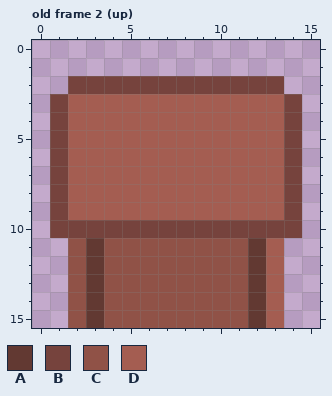
Edited in one commit: pixel-art file (assets/cabinet_1.aseprite). This is how it looked before the edit.
16x16 pixels, 2 frames. Shown: old frame 2 (up). The commit also changed other frames, which this record leaves out.
Palette (. is transparent): A #623932  B #76433d  C #905247  D #a45d51
Pixels before, old frame 2 (up), first column x 1:
 2 .BBBBBBBBBBBB.
 3 BDDDDDDDDDDDDB
 4 BDDDDDDDDDDDDB
 5 BDDDDDDDDDDDDB
 6 BDDDDDDDDDDDDB
 7 BDDDDDDDDDDDDB
 8 BDDDDDDDDDDDDB
 9 BDDDDDDDDDDDDB
10 BBBBBBBBBBBBBB
11 .CACCCCCCCCAD.
12 .CACCCCCCCCAD.
13 .CACCCCCCCCAD.
14 .CACCCCCCCCAD.
15 .CACCCCCCCCAD.
Now the later version:
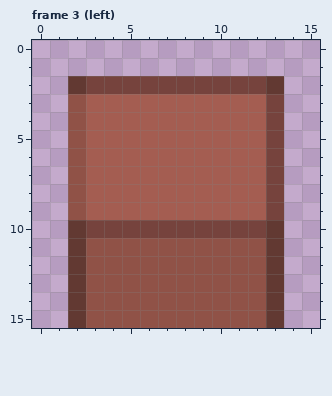
A new or re-ordered frame is compared with the old frame closest to it.
Edits made:
frames 2 -> 4
Frame 3 (left) is new; against old frame 2 (up):
The edit turns colour B into colour A in row 2 at x 2 and 13; in row 10 at x 2 and 13.
The edit turns colour C into colour A in rows 11 to 15 at x 2.
The edit turns colour D into colour A in rows 11 to 15 at x 13.
The edit turns colour D into colour B in rows 3 to 9 at x 13.
The edit turns colour A into colour C in rows 11 to 15 at x 3 and 12.
The edit turns colour D into colour C in rows 3 to 9 at x 2.
Colour B is gone in rows 3 to 10 at x 1 and 14.
Boxes around the changes in both pictures, in picture pixels (x1, y1, x2, y2):
changed: (50, 76, 104, 328)
changed: (248, 76, 302, 328)
